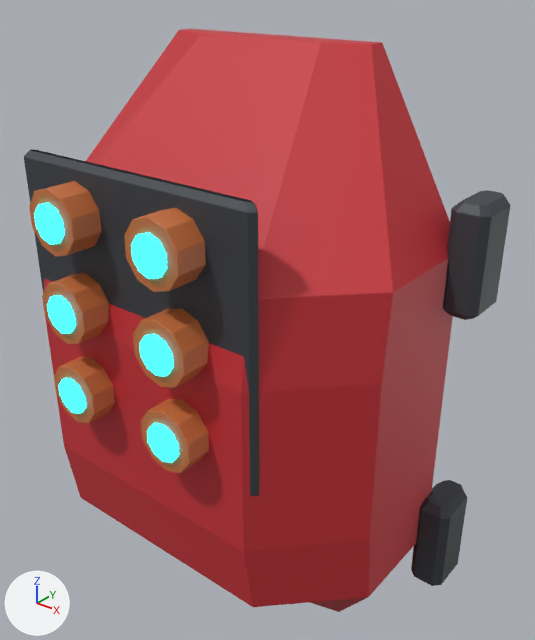
Before and after pictures for a commit that changed the FBX model Assets/Resources/ClamshellMeshes/ThighBack_Set06_Voltaic.fbx.
Camera for both pictures: a 50 mm camera at (0.512, -0.658, 0.436) aimed at (0.03, -0.055, 0.062). Lighting does not change. The marker at lower left points along +X, +Y and +Z. The picture after the commit comes second. Where no turn or scale is listed for an object, it has been applied to the vertices. Vertices at exactly the same position are counted once.

The older version as bpy lines, for what is in view:
```python
me_thighback_set06_voltaic_001 = bpy.data.meshes.new('ThighBack_Set06_Voltaic.001')
me_thighback_set06_voltaic_001.from_pydata(...)  # 1224 vertices, 1270 faces; spans x -0.265..0.265, y -0.265..0.03, z -0.365..0.365
# faces by material slot: [92, 434, 372, 372]
me_thighback_set06_voltaic_001.materials.append(mat_shell)  # red #c83038
me_thighback_set06_voltaic_001.materials.append(mat_frame)  # dark grey #3a3f45
me_thighback_set06_voltaic_001.materials.append(mat_glow)  # cyan #27e5ff, glowing cyan #27e5ff
me_thighback_set06_voltaic_001.materials.append(mat_copper)  # orange #c86f3c
ob_thighback_set06_voltaic = bpy.data.objects.new('ThighBack_Set06_Voltaic', me_thighback_set06_voltaic_001)
ob_thighback_set06_voltaic.location = (0.0, 0.0, 0.0)
```
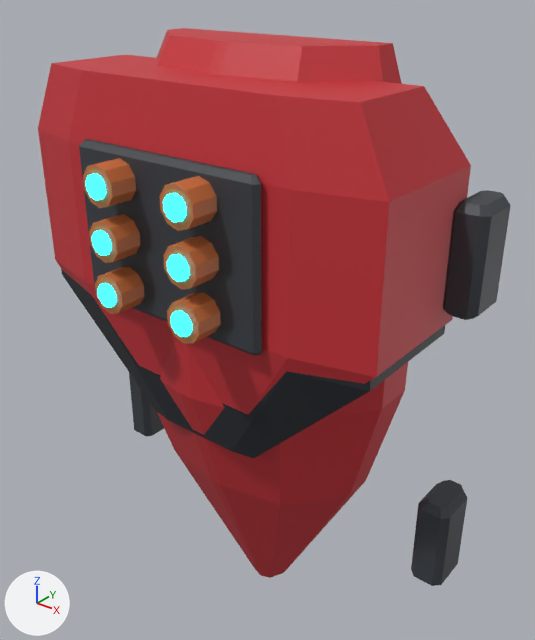
Changed parts and their boxes (x1, y1, x2, y2) in the pictures (535 x 640 px; the box of a moved part takes in the faces that stretch with it):
'ThighBack_Set06_Voltaic', reshaped: before (24, 29, 510, 612); after (38, 28, 511, 586)
part 1 of me_thighback_set06_voltaic_001, moved or reshaped: before (42, 273, 109, 344); after (95, 266, 145, 314)
part 2 of me_thighback_set06_voltaic_001, moved or reshaped: before (47, 295, 76, 333); after (97, 283, 117, 308)
part 3 of me_thighback_set06_voltaic_001, moved or reshaped: before (133, 308, 209, 388); after (167, 292, 221, 344)
part 4 of me_thighback_set06_voltaic_001, moved or reshaped: before (139, 334, 174, 376); after (170, 311, 192, 337)
part 5 of me_thighback_set06_voltaic_001, moved or reshaped: before (29, 181, 101, 257); after (89, 214, 140, 263)
part 6 of me_thighback_set06_voltaic_001, moved or reshaped: before (34, 203, 65, 245); after (92, 230, 112, 256)
part 7 of me_thighback_set06_voltaic_001, moved or reshaped: before (124, 207, 206, 292); after (163, 236, 219, 289)
part 8 of me_thighback_set06_voltaic_001, moved or reshaped: before (131, 232, 167, 279); after (167, 254, 190, 282)
part 9 of me_thighback_set06_voltaic_001, moved or reshaped: before (54, 357, 115, 423); after (83, 158, 136, 208)
part 10 of me_thighback_set06_voltaic_001, moved or reshaped: before (59, 378, 86, 414); after (85, 173, 106, 201)
part 11 of me_thighback_set06_voltaic_001, moved or reshaped: before (141, 399, 209, 473); after (160, 176, 217, 231)
part 12 of me_thighback_set06_voltaic_001, moved or reshaped: before (147, 423, 179, 463); after (163, 193, 187, 223)
part 13 of me_thighback_set06_voltaic_001, rebuilt: before (44, 29, 453, 612); after (156, 28, 408, 578)
part 14 of me_thighback_set06_voltaic_001, added: after (79, 139, 262, 355)
part 15 of me_thighback_set06_voltaic_001, added: after (61, 269, 445, 458)
part 16 of me_thighback_set06_voltaic_001, added (red): after (38, 55, 471, 414)
part 17 of me_thighback_set06_voltaic_001, deleted: before (24, 149, 259, 496)
part 18 of me_thighback_set06_voltaic_001, moved or reshaped (not visible before): after (129, 373, 164, 436)
part 19 of me_thighback_set06_voltaic_001, moved or reshaped: (411, 480, 467, 586) in both
part 20 of me_thighback_set06_voltaic_001, moved or reshaped: before (443, 190, 510, 320); after (443, 190, 511, 320)

What changed in the scene script:
```text
Change me_thighback_set06_voltaic_001:
    remove me_thighback_set06_voltaic_001.from_pydata(...)  # 1224 vertices, 1270 faces; spans x -0.265..0.265, y -0.265..0.03, z -0.365..0.365
    add me_thighback_set06_voltaic_001.from_pydata(...)  # 1343 vertices, 1384 faces; spans x -0.265..0.265, y -0.217..0.03, z -0.365..0.365
    me_thighback_set06_voltaic_001 part 1: the loose piece of 60 vertices spanning x -0.1..-0.036, y -0.261..-0.227, z 0.083..0.151 is scaled about its middle by (0.645, 0.937, 0.645), then moved by (0.015, 0.046, 0.009)
    me_thighback_set06_voltaic_001 part 2: the loose piece of 60 vertices spanning x -0.088..-0.049, y -0.265..-0.259, z 0.097..0.137 is scaled about its middle by (0.645, 0.979, 0.645), then moved by (0.015, 0.047, 0.009)
    me_thighback_set06_voltaic_001 part 3: the loose piece of 60 vertices spanning x 0.036..0.1, y -0.261..-0.227, z 0.083..0.151 is scaled about its middle by (0.645, 0.937, 0.645), then moved by (-0.015, 0.046, 0.009)
    me_thighback_set06_voltaic_001 part 4: the loose piece of 60 vertices spanning x 0.049..0.088, y -0.265..-0.259, z 0.097..0.137 is scaled about its middle by (0.645, 0.979, 0.645), then moved by (-0.015, 0.047, 0.009)
    me_thighback_set06_voltaic_001 part 5: the loose piece of 60 vertices spanning x -0.1..-0.036, y -0.261..-0.227, z 0.178..0.246 is scaled about its middle by (0.645, 0.937, 0.645), then moved by (0.015, 0.046, -0.029)
    me_thighback_set06_voltaic_001 part 6: the loose piece of 60 vertices spanning x -0.088..-0.049, y -0.265..-0.259, z 0.191..0.232 is scaled about its middle by (0.645, 0.979, 0.645), then moved by (0.015, 0.047, -0.029)
    me_thighback_set06_voltaic_001 part 7: the loose piece of 60 vertices spanning x 0.036..0.1, y -0.261..-0.227, z 0.178..0.246 is scaled about its middle by (0.645, 0.937, 0.645), then moved by (-0.015, 0.046, -0.029)
    me_thighback_set06_voltaic_001 part 8: the loose piece of 60 vertices spanning x 0.049..0.088, y -0.265..-0.259, z 0.191..0.232 is scaled about its middle by (0.645, 0.979, 0.645), then moved by (-0.015, 0.047, -0.029)
    me_thighback_set06_voltaic_001 part 9: the loose piece of 60 vertices spanning x -0.1..-0.036, y -0.261..-0.227, z -0.012..0.056 is scaled about its middle by (0.645, 0.937, 0.645), then moved by (0.015, 0.046, 0.218)
    me_thighback_set06_voltaic_001 part 10: the loose piece of 60 vertices spanning x -0.088..-0.049, y -0.265..-0.259, z 0.002..0.042 is scaled about its middle by (0.645, 0.979, 0.645), then moved by (0.015, 0.047, 0.218)
    me_thighback_set06_voltaic_001 part 11: the loose piece of 60 vertices spanning x 0.036..0.1, y -0.261..-0.227, z -0.012..0.056 is scaled about its middle by (0.645, 0.937, 0.645), then moved by (-0.015, 0.046, 0.218)
    me_thighback_set06_voltaic_001 part 12: the loose piece of 60 vertices spanning x 0.049..0.088, y -0.265..-0.259, z 0.002..0.042 is scaled about its middle by (0.645, 0.979, 0.645), then moved by (-0.015, 0.047, 0.218)
    me_thighback_set06_voltaic_001 part 13: the loose piece of 88 vertices spanning x -0.23..0.23, y -0.233..0.0, z -0.365..0.365 is rebuilt with 86 vertices and now spans x -0.189..0.189, y -0.172..0.0, z -0.365..0.365
    me_thighback_set06_voltaic_001 part 14: a new loose piece of 89 vertices spanning x -0.12..0.12, y -0.183..-0.172, z 0.095..0.27, in mat_frame (dark grey #3a3f45)
    me_thighback_set06_voltaic_001 part 15: a new loose piece of 56 vertices spanning x -0.223..0.223, y -0.167..0.0, z -0.062..0.318, in mat_dark (black #23272d)
    me_thighback_set06_voltaic_001 part 16: a new loose piece of 56 vertices spanning x -0.23..0.23, y -0.172..0.0, z -0.044..0.336, in mat_shell (red #c83038)
    me_thighback_set06_voltaic_001 part 17: the loose piece of 80 vertices spanning x -0.153..0.153, y -0.228..-0.216, z -0.029..0.263 is deleted
    me_thighback_set06_voltaic_001 part 18: 14 vertices moved within x -0.265..-0.225, y -0.03..0.03, z -0.233..-0.117; 44 vertices removed from x -0.265..-0.225, y -0.03..0.03, z -0.234..-0.117; 44 vertices added at x -0.265..-0.225, y -0.03..0.03, z -0.234..-0.117
    me_thighback_set06_voltaic_001 part 19: 14 vertices moved within x 0.225..0.265, y -0.03..0.03, z -0.233..-0.117; 44 vertices removed from x 0.225..0.265, y -0.03..0.03, z -0.234..-0.117; 44 vertices added at x 0.225..0.265, y -0.03..0.03, z -0.234..-0.117
    me_thighback_set06_voltaic_001 part 20: 13 vertices moved within x 0.225..0.265, y -0.03..0.03, z 0.117..0.233; 44 vertices removed from x 0.225..0.265, y -0.03..0.03, z 0.117..0.234; 44 vertices added at x 0.225..0.265, y -0.03..0.03, z 0.117..0.234
    other edits to the shape of me_thighback_set06_voltaic_001 do not show in these pictures
    add me_thighback_set06_voltaic_001.materials.append(mat_dark)  # black #23272d
```
